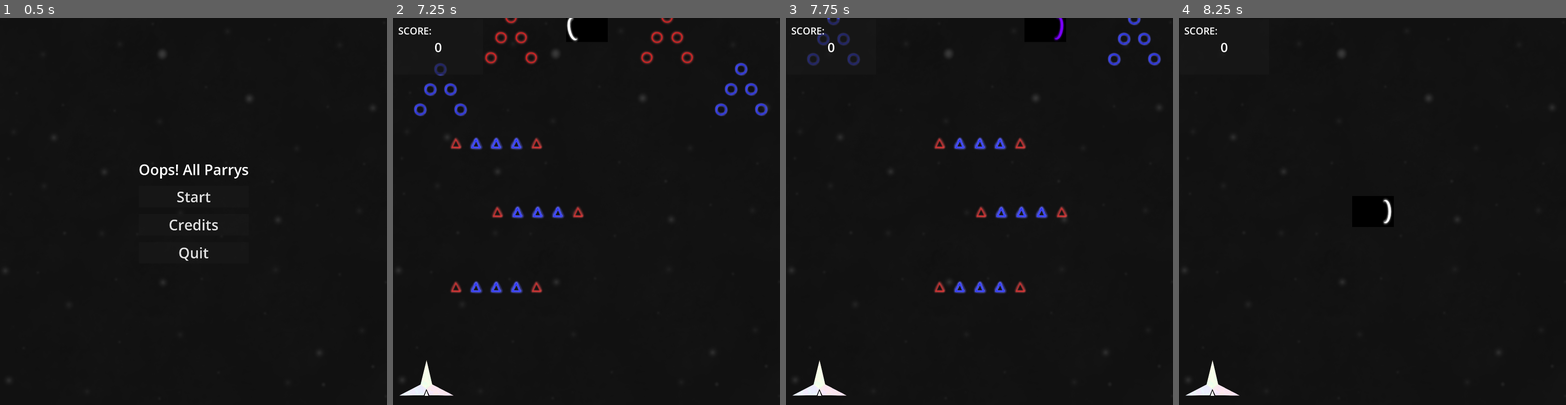
Above: before the commit, frames 1-4 (left to right).
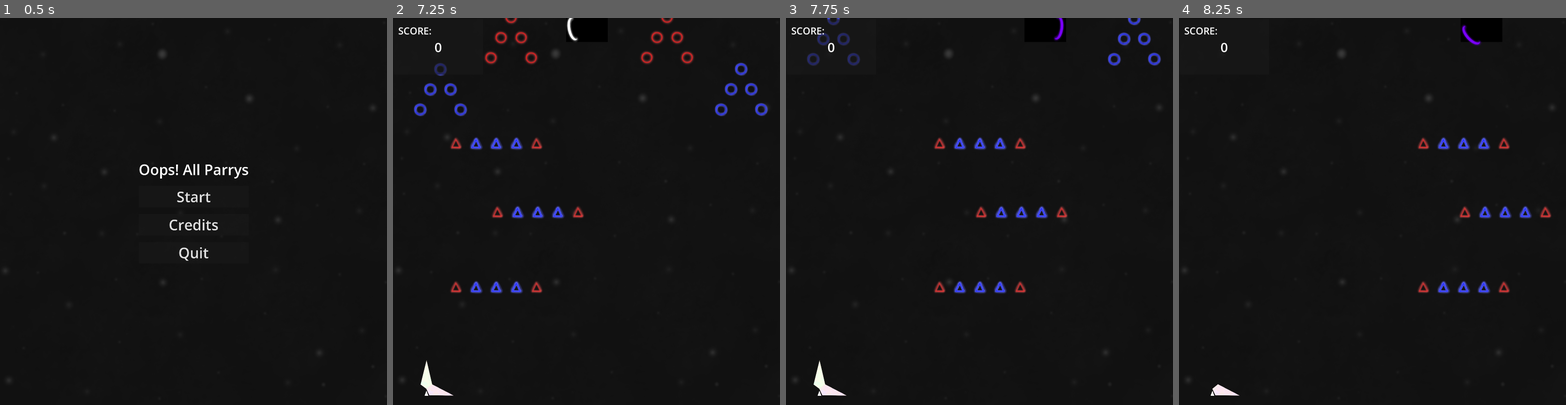
Above: after the commit, the same moments.

Repository: Restra9423/Jamfest-Spring-2026
Game: Godot game, scene res://UI/title.tscn
Two runs of this game, one before a commit and one after it. Both use one fixed random seed, a clock stepped at 60 frames per second and the inputs below.
Inputs (mouse positions are in pixels of both pictures, inside the frame that each line leads up to):
- Up to frame 1 (0.5 s): no input
- Up to frame 2 (7.25 s): click "Start" at 0.5 s; tap Enter at 1.25 s; move the mouse to (567, 288) at 1.27 s; hold W (Up) 1.28-2.78 s; click (567, 288) at 1.35 s; move the mouse to (702, 269) at 2.02 s; click (702, 269) at 2.1 s; move the mouse to (470, 153) at 2.77 s; hold A (Left) 2.78-4.28 s; click (470, 153) at 2.85 s; move the mouse to (605, 211) at 3.52 s; click (605, 211) at 3.6 s; move the mouse to (528, 114) at 4.27 s; hold S (Down) 4.28-5.03 s; click (528, 114) at 4.35 s; move the mouse to (671, 192) at 5.02 s; hold D (Right) 5.03-5.78 s; click (671, 192) at 5.1 s; move the mouse to (509, 230) at 5.77 s; hold W (Up) 5.78-6.53 s; click (509, 230) at 5.85 s; move the mouse to (625, 126) at 6.52 s; hold D (Right) from 6.53 s (still down); click (625, 126) at 6.6 s
- Up to frame 3 (7.75 s): keep holding D (Right); move the mouse to (960, 288) at 7.27 s; click (960, 288) at 7.35 s
- Up to frame 4 (8.25 s): release D (Right) at 8 s; click (1372, 196) at 8 s, where only the run before the commit has a clickable "Start"

Frame 1 is identical in both runs. In frame 2, 0.1% of the frame differs, in the area x 1-9%, y 94-98%; in frame 3, 0.1%; in frame 4, 1.4%, in the area x 1-97%, y 1-98%.

Commit message:
Heath Bar functionality

Diff:
--- a/Levels/world_scene.tscn
+++ b/Levels/world_scene.tscn
@@ -25,8 +25,11 @@
 
 [node name="Camera2D" type="Camera2D" parent="." unique_id=583817535]
 
-[node name="Player" parent="." unique_id=696695548 node_paths=PackedStringArray("scoreCounter") instance=ExtResource("1_8oma2")]
+[node name="Player" parent="." unique_id=696695548 node_paths=PackedStringArray("health3", "health2", "health1", "scoreCounter") instance=ExtResource("1_8oma2")]
 slide_on_ceiling = false
+health3 = NodePath("../HeathBar3")
+health2 = NodePath("../HeathBar2")
+health1 = NodePath("../HeathBar1")
 scoreCounter = NodePath("../ScoreCounter")
 
 [node name="PatternSpawner" parent="." unique_id=680363320 instance=ExtResource("2_47q4h")]
@@ -65,16 +68,16 @@
 stream = ExtResource("5_v2hpu")
 autoplay = true
 
+[node name="HeathBar3" type="Sprite2D" parent="." unique_id=1316957443]
+position = Vector2(-794, 832)
+scale = Vector2(0.099999994, 0.099999994)
+texture = ExtResource("7_fcaoe")
+
 [node name="HeathBar2" type="Sprite2D" parent="." unique_id=1423403472]
 position = Vector2(-794, 832)
 scale = Vector2(0.1, 0.1)
 texture = ExtResource("6_42d7d")
 
-[node name="HeathBar3" type="Sprite2D" parent="." unique_id=1316957443]
-position = Vector2(-794, 832)
-scale = Vector2(0.1, 0.1)
-texture = ExtResource("7_fcaoe")
-
 [node name="HeathBar1" type="Sprite2D" parent="." unique_id=2044029295]
 position = Vector2(-794, 832)
 scale = Vector2(0.1, 0.1)
--- a/Scripts/playerMovement.gd
+++ b/Scripts/playerMovement.gd
@@ -4,12 +4,12 @@
 var friction = 12
 var direction = Vector2.ZERO
 
-var health = 3
+var health = 4
 var points = 0
 
-var health3
-var health2
-var health1
+@export var health3: Node2D
+@export var health2: Node2D
+@export var health1: Node2D
 
 var iFramesActive = false
 @onready var iFrames : Timer = $iFrames
@@ -92,12 +92,12 @@
 		iFrames.start()
 		health -= 1
 		match health:
-			3:
-				print("param3 is 3!")
 			2:
-				print("param3 is not 3!")
+				health3.visible = false
+				print("heath 3 not visible")
 			1:
-				print("param3 is not 3!")
+				health2.visible = false
+				print("heath 2 not visible")
 		iFramesActive = true
 		print("hit")
 
